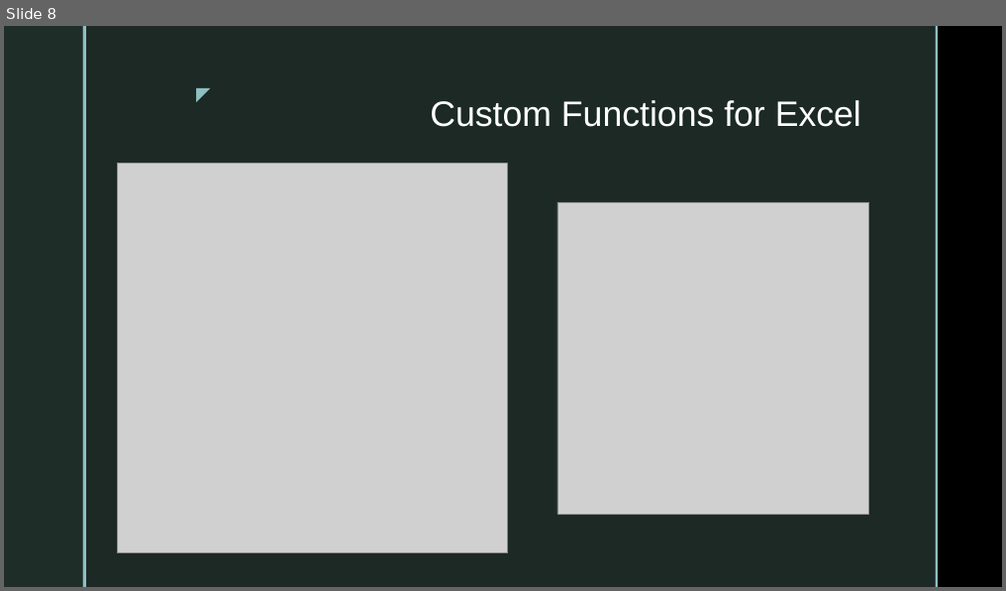
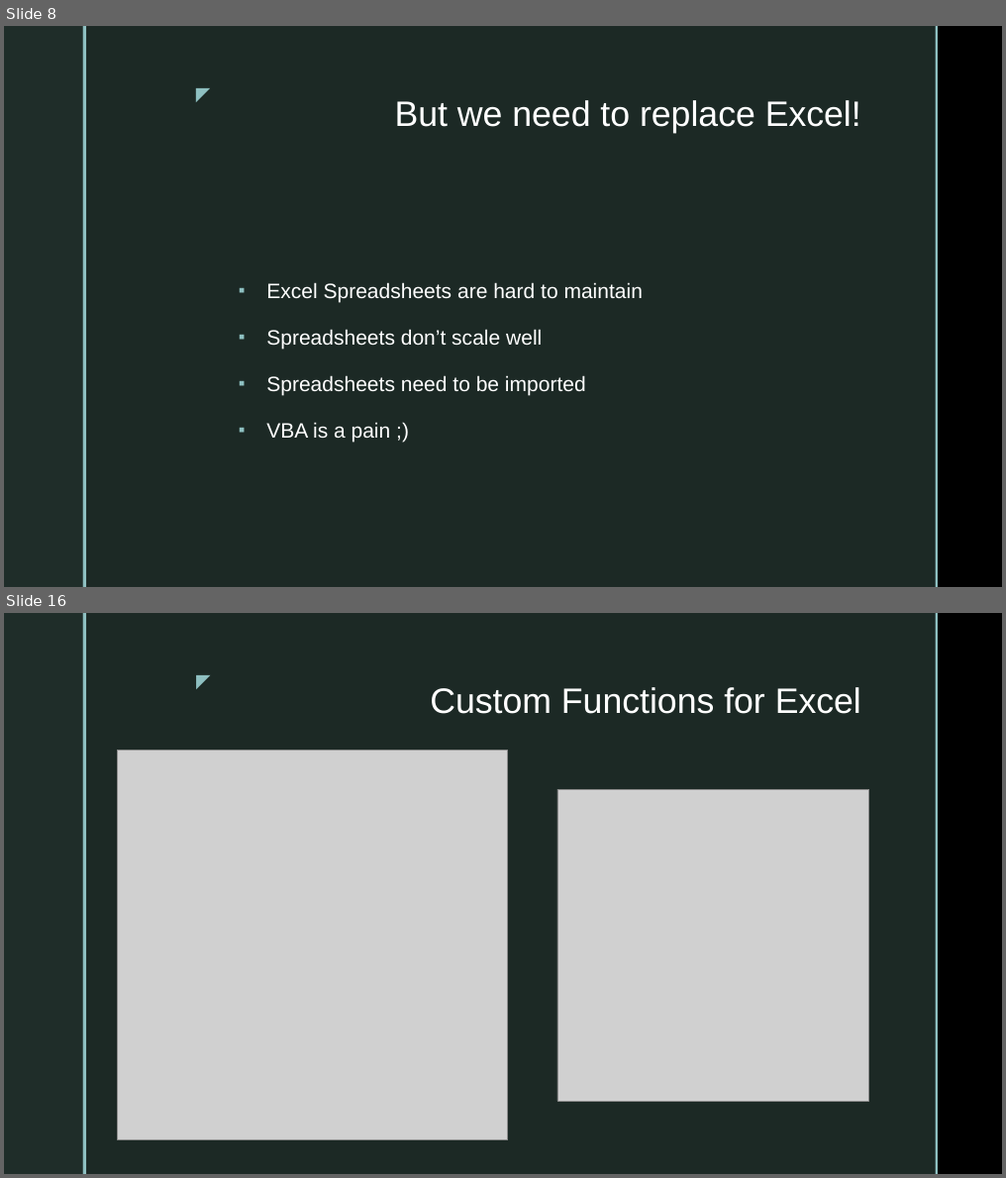
Before and after one commit to dersia/presentations, a slide deck: Custom Functions for Excel with Azure Functions.pptx. Shown one above the other, each under a label of ours: slide 8 before the commit, slides 8 and 16 after it; the slides between them are not shown. The pictures are 1006x591 and 1006x1178 pixels, drawn with LibreOffice and Linux fonts; fonts in the diff are those of the drawing; grey boxes stand for pictures; background and template pictures are left out. Boxes give left, top, right and bottom in pixels: in the first picture for what was removed or moved away, otherwise in the second. Text is boxed around its words. In the diff, an @@ line names an element or a change of style, - is before the commit and + after.

```diff
--- a/Custom Functions for Excel with Azure Functions.pptx
+++ b/Custom Functions for Excel with Azure Functions.pptx
@@ slide 8 added at [4, 26, 1002, 587], background picture (left out); not listed: 5 template elements that a slide beside it also shows @@
@@ title added at [395, 100, 861, 133], 34 pt, text #FFFFFF @@
+But we need to replace Excel!
@@ text added at [266, 282, 643, 442], 20 pt, text #FFFFFF @@
+▪ Excel Spreadsheets are hard to maintain
+▪ Spreadsheets don’t scale well
+▪ Spreadsheets need to be imported
+▪ VBA is a pain ;)
@@ what was slide 8 is now slide 16 @@
```
Also in this commit, not shown: 8 slides changed, 8 other slides added, 1 slide removed, 27 other files.
